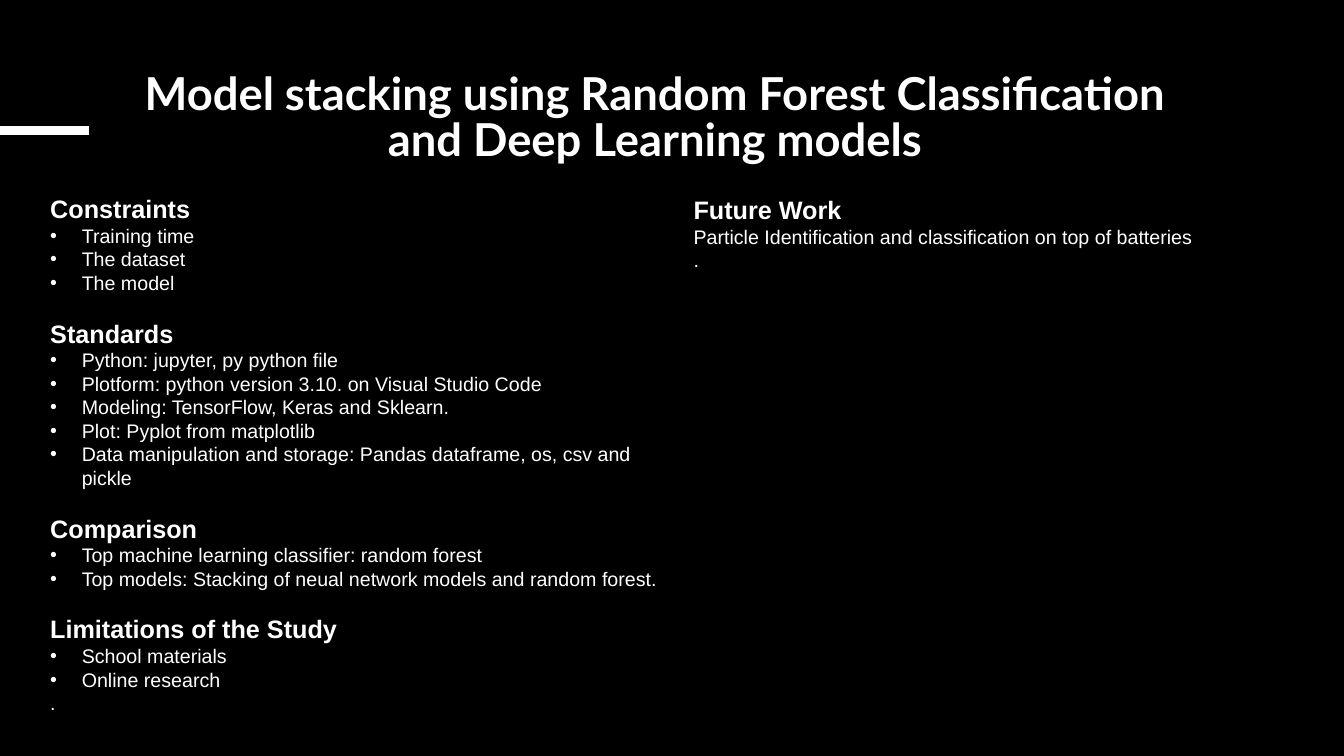
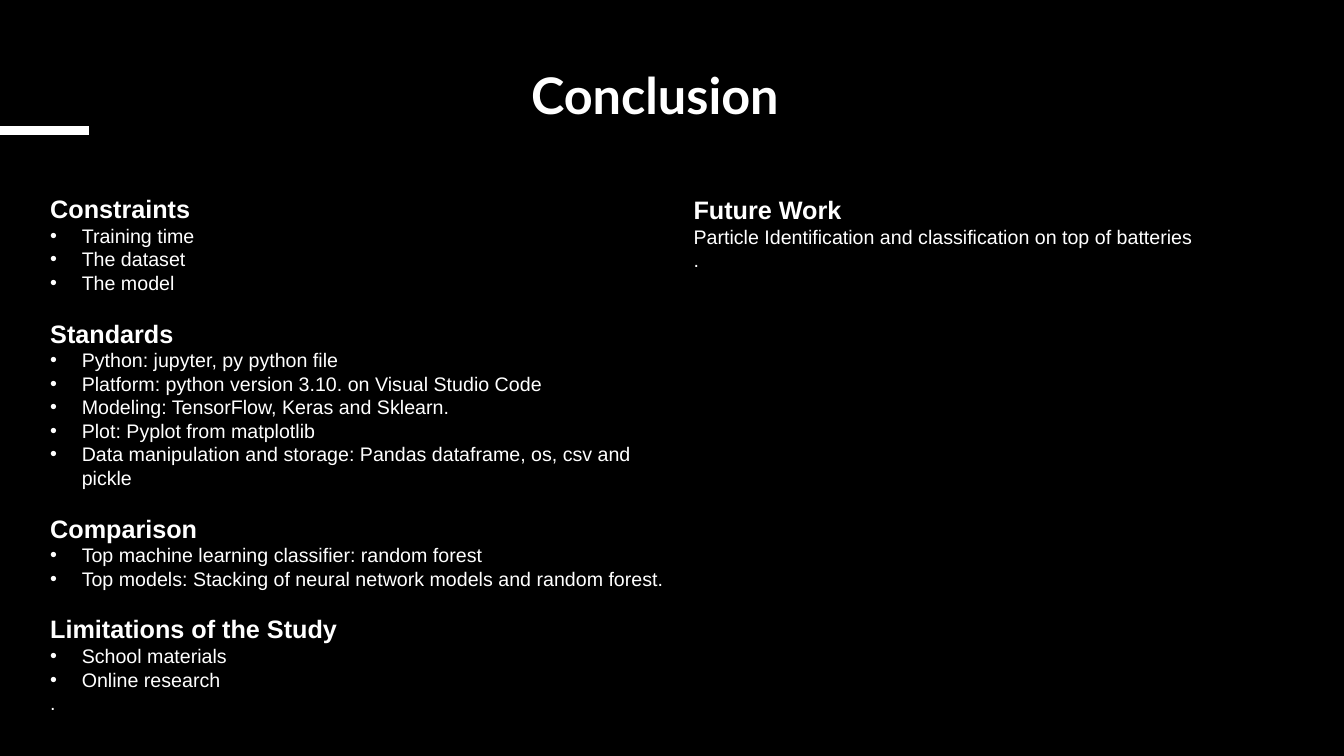
Before and after one commit to mmsuncarol/mids207-proejct, a slide deck: slide 17 of Snowflakes-Final.pptx. Drawn at 1344x756 pixels with LibreOffice and Linux fonts; fonts in the diff are those of the drawing; background and template pictures are left out; a plain dark background stands for a picture behind light text. Boxes give left, top, right and bottom in pixels: in the first picture for what was removed or moved away, otherwise in the second. Text is boxed around its words. In the diff, an @@ line names an element or a change of style, - is before the commit and + after.

```diff
--- a/Snowflakes-Final.pptx
+++ b/Snowflakes-Final.pptx
@@ title at <box>531,76,779,115</box>: text changed; size 32.4 to 36 pt @@
-Model stacking using Random Forest Classification and Deep Learning models
+Conclusion
@@ text at <box>82,376,542,395</box>: text changed @@
-• Plotform: python version 3.10. on Visual Studio Code
+• Platform: python version 3.10. on Visual Studio Code
@@ text at <box>82,571,663,590</box>: text changed @@
-• Top models: Stacking of neual network models and random forest.
+• Top models: Stacking of neural network models and random forest.
```
Also in this commit, not shown: 2 other slides changed.
